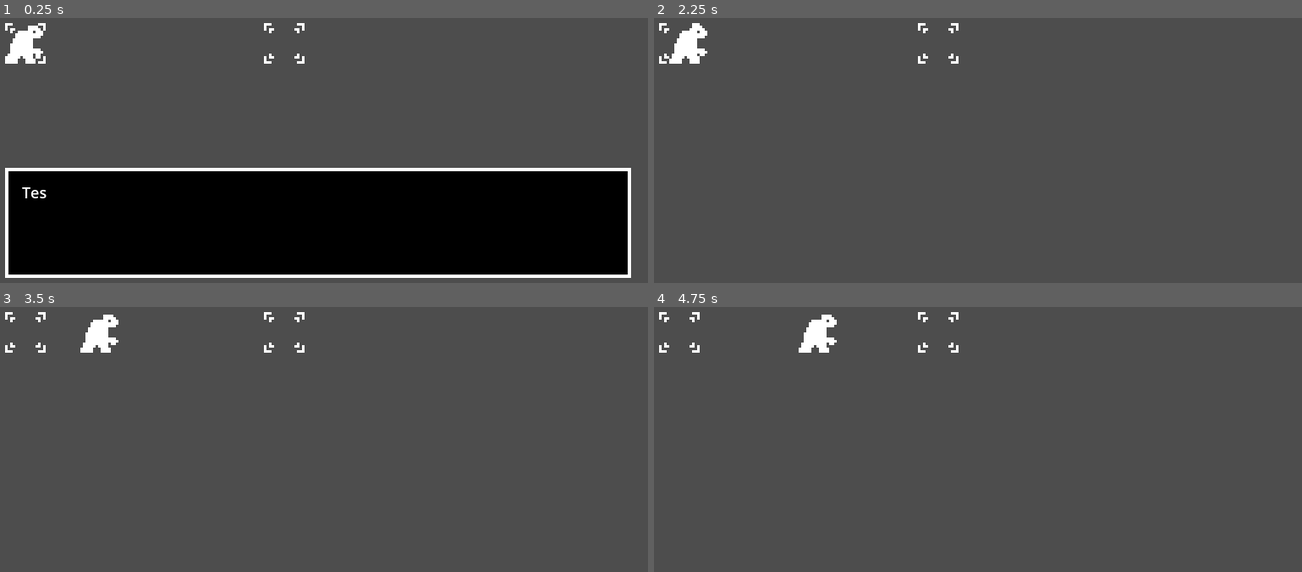
Above: before the commit, frames 1-4 (two rows, left to right).
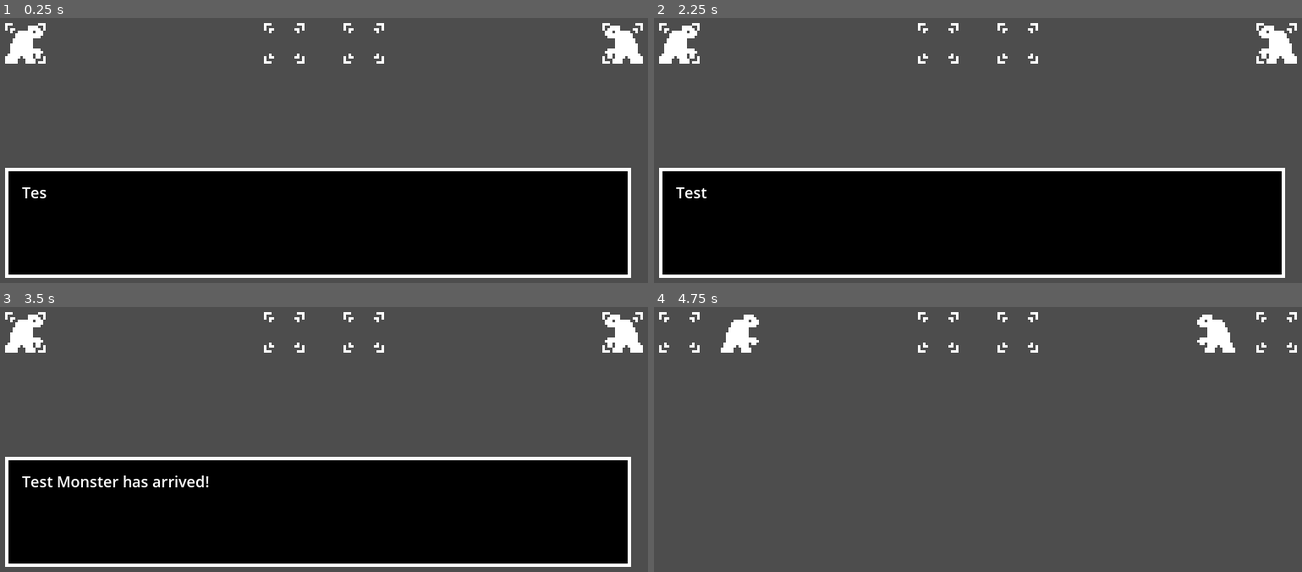
Above: after the commit, the same moments.

Repository: IsaelGabriel/tamer-game
Game: Godot game, scene res://nodes/battle_scene.tscn
The game is run twice, just before and just after one commit, with the same random seed, the same clock (stepped at 60 frames per second) and the same inputs.
Inputs:
- Up to frame 1 (0.25 s): no input
- Up to frame 2 (2.25 s): tap Enter (ui_accept) at 0.5, 1.35, 1.52, 1.82 s; hold Right (ui_right) 0.53-1.28 s; hold Enter (ui_accept) 0.53-1.28 s; hold Left (ui_left) 1.28-2.03 s; hold Right (ui_right) from 2.03 s (still down); hold Enter (ui_accept) from 2.03 s (still down)
- Up to frame 3 (3.5 s): keep holding Right (ui_right); release Enter (ui_accept) at 2.78 s; tap Enter (ui_accept) at 2.85, 3.02, 3.32 s
- Up to frame 4 (4.75 s): release Right (ui_right) at 3.53 s; hold Enter (ui_accept) 3.53-4.28 s; hold Left (ui_left) from 3.53 s (still down); tap Enter (ui_accept) at 4.35, 4.52 s

The runs differ from the first frame. In frame 1, 0.7% of the frame differs, in the area x 53-100%, y 1-18%; in frame 2, 41%; in frame 3, 42%, in the area x 0-100%, y 1-99%; in frame 4, 1.8%.

Commit message:
Add PlayerBattleMonster and EnemyBattleMonster

Diff:
--- a/nodes/battle_scene.tscn
+++ b/nodes/battle_scene.tscn
@@ -1,8 +1,9 @@
-[gd_scene load_steps=4 format=3 uid="uid://cp4pqvcpj7qjq"]
+[gd_scene load_steps=5 format=3 uid="uid://cp4pqvcpj7qjq"]
 
-[ext_resource type="Script" path="res://scripts/battle_monster.gd" id="1_bi648"]
-[ext_resource type="Texture2D" uid="uid://b8cn5c5ji3hp3" path="res://sprite_atlas.png" id="2_1g3d7"]
+[ext_resource type="Script" path="res://scripts/player_battle_monster.gd" id="1_ued1j"]
+[ext_resource type="Texture2D" uid="uid://bckokivt2fmie" path="res://sprite_atlas.png" id="2_1g3d7"]
 [ext_resource type="Script" path="res://scripts/components/skill_manager_component.gd" id="2_sat5o"]
+[ext_resource type="Script" path="res://scripts/enemy_battle_monster.gd" id="4_auttc"]
 
 [node name="BattleScene" type="Node2D"]
 texture_filter = 5
@@ -30,37 +31,71 @@
 grow_vertical = 0
 alignment = 1
 
-[node name="BattleMonster" type="Node2D" parent="." node_paths=PackedStringArray("skill_manager", "skill_card_container", "sprite", "base", "goal")]
+[node name="PlayerBattleMonster" type="Node2D" parent="." node_paths=PackedStringArray("skill_card_container", "skill_manager", "sprite", "base", "goal")]
 texture_filter = 3
 position = Vector2(0, 92)
 scale = Vector2(0.6, 0.6)
-script = ExtResource("1_bi648")
+script = ExtResource("1_ued1j")
+skill_card_container = NodePath("../UI/SkillCardContainer")
 skill_manager = NodePath("SkillManagerComponent")
-skill_card_container = NodePath("../UI/SkillCardContainer")
 sprite = NodePath("Sprite2D")
 base = NodePath("Base")
 goal = NodePath("Goal")
 
-[node name="Sprite2D" type="Sprite2D" parent="BattleMonster"]
+[node name="Sprite2D" type="Sprite2D" parent="PlayerBattleMonster"]
 position = Vector2(432, 369)
 scale = Vector2(5, 5)
 texture = ExtResource("2_1g3d7")
 region_enabled = true
 region_rect = Rect2(0, 0, 16, 16)
 
-[node name="Base" type="Sprite2D" parent="BattleMonster"]
+[node name="Base" type="Sprite2D" parent="PlayerBattleMonster"]
 position = Vector2(90, 369)
 scale = Vector2(5, 5)
 texture = ExtResource("2_1g3d7")
 region_enabled = true
 region_rect = Rect2(32, 0, 16, 16)
 
-[node name="Goal" type="Sprite2D" parent="BattleMonster"]
+[node name="Goal" type="Sprite2D" parent="PlayerBattleMonster"]
 position = Vector2(600, 369)
 scale = Vector2(5, 5)
 texture = ExtResource("2_1g3d7")
 region_enabled = true
 region_rect = Rect2(32, 0, 16, 16)
 
-[node name="SkillManagerComponent" type="Node" parent="BattleMonster"]
+[node name="SkillManagerComponent" type="Node" parent="PlayerBattleMonster"]
 script = ExtResource("2_sat5o")
+
+[node name="EnemyBattleMonster" type="Node2D" parent="." node_paths=PackedStringArray("skill_manager", "sprite", "base", "goal")]
+texture_filter = 3
+position = Vector2(400, 92)
+scale = Vector2(0.6, 0.6)
+script = ExtResource("4_auttc")
+skill_manager = NodePath("SkillManagerComponent")
+sprite = NodePath("Sprite2D")
+base = NodePath("Base")
+goal = NodePath("Goal")
+
+[node name="Sprite2D" type="Sprite2D" parent="EnemyBattleMonster"]
+position = Vector2(432, 369)
+scale = Vector2(5, 5)
+texture = ExtResource("2_1g3d7")
+region_enabled = true
+region_rect = Rect2(0, 0, 16, 16)
+
+[node name="Base" type="Sprite2D" parent="EnemyBattleMonster"]
+position = Vector2(600, 369)
+scale = Vector2(5, 5)
+texture = ExtResource("2_1g3d7")
+region_enabled = true
+region_rect = Rect2(32, 0, 16, 16)
+
+[node name="Goal" type="Sprite2D" parent="EnemyBattleMonster"]
+position = Vector2(90, 369)
+scale = Vector2(5, 5)
+texture = ExtResource("2_1g3d7")
+region_enabled = true
+region_rect = Rect2(32, 0, 16, 16)
+
+[node name="SkillManagerComponent" type="Node" parent="EnemyBattleMonster"]
+script = ExtResource("2_sat5o")
--- a/scripts/battle_monster.gd
+++ b/scripts/battle_monster.gd
@@ -12,109 +12,12 @@
 	func process(_delta): pass
 	func end(): pass
 
-class BMSAwaitCommand :
-	extends BattleMonsterState
-
-	var skill_manager : SkillManagerComponent
-	var skill_card_container : HBoxContainer
-
-	var selected_skill_index: int = 0:
-		set(value):
-			var hand_number = len(skill_manager.hand)
-			for child in skill_card_container.get_children():
-				child.selected = false
-			if value < 0: selected_skill_index = hand_number - 1
-			elif value >= hand_number: selected_skill_index = 0
-			else: selected_skill_index = value
-			skill_card_container.get_child(selected_skill_index).selected = true
-
-
-	func start():
-		skill_manager = _battle_monster.skill_manager
-		skill_card_container = _battle_monster.skill_card_container
-
-		skill_manager.refresh_hand()
-
-		for skill in skill_manager.hand:
-			var skill_card = _battle_monster.skill_card_prefab.instantiate()
-			skill_card.skill_name = skill
-			skill_card_container.add_child(skill_card)
-		await _battle_monster.get_tree().create_timer(0.01).timeout
-		skill_card_container.get_child(0).selected = true
-
-	func process(_delta):
-		if Input.is_action_just_pressed("ui_left"):
-			selected_skill_index -= 1
-		if Input.is_action_just_pressed("ui_right"):
-			selected_skill_index += 1
-		if Input.is_action_just_pressed("ui_accept"):
-			var skill = skill_manager.hand[selected_skill_index]
-			skill_manager.call_skill_from_hand(selected_skill_index)
-			_battle_monster.called_skill.emit(_battle_monster, skill)
-			skill_card_container.remove_child(skill_card_container.get_child(selected_skill_index))
-			_battle_monster.state = BMSReturn.new(_battle_monster)
-
-	func end():
-		for child in skill_card_container.get_children():
-			child.queue_free()
-
-class BMSForward:
-	extends BattleMonsterState
-
-	var speed: float
-	var base: Sprite2D
-	var goal: Sprite2D
-	var sprite: Sprite2D
-	var interpolation_timer: float = 0.0
-
-	func start():
-		speed = _battle_monster.monster.speed
-		base = _battle_monster.base
-		goal = _battle_monster.goal
-		sprite = _battle_monster.sprite
-
-		sprite.flip_h = false
-
-	func process(delta):
-		interpolation_timer += delta * speed * 0.01
-		interpolation_timer = min(interpolation_timer, 1.0)
-		sprite.position = base.position.lerp(goal.position, interpolation_timer)
-		if interpolation_timer >= 1.0:
-			_battle_monster.state = BMSAwaitCommand.new(_battle_monster)
-
-class BMSReturn:
-	extends BattleMonsterState
-
-	var speed: float
-	var base: Sprite2D
-	var goal: Sprite2D
-	var sprite: Sprite2D
-	var interpolation_timer: float = 0.0
-
-	func start():
-		speed = _battle_monster.monster.speed
-		base = _battle_monster.base
-		goal = _battle_monster.goal
-		sprite = _battle_monster.sprite
-
-		sprite.flip_h = true
-
-	func process(delta):
-		interpolation_timer += delta * speed * 0.01
-		interpolation_timer = min(interpolation_timer, 1.0)
-		sprite.position = goal.position.lerp(base.position, interpolation_timer)
-		if interpolation_timer >= 1.0:
-			_battle_monster.state = BMSForward.new(_battle_monster)
-
 var monster: Monster = Monster.new("Test Monster")
 
 @export var skill_manager: SkillManagerComponent
-@export var skill_card_container: HBoxContainer
 @export var sprite: Sprite2D
 @export var base: Sprite2D
 @export var goal: Sprite2D
-
-@onready var skill_card_prefab = load("res://nodes/skill_card.tscn")
 
 @onready var state: BattleMonsterState = null :
 	set(value):
@@ -129,7 +32,6 @@
 	skill_manager.load_skills(monster.skills)
 	sprite.position = base.position
 
-	state = BMSForward.new(self)
 	DialogHandler.display_dialog("%s has arrived!" % monster.name)
 
 func _process(delta):
--- /dev/null
+++ b/scripts/enemy_battle_monster.gd
@@ -0,0 +1,55 @@
+extends "res://scripts/battle_monster.gd"
+
+class_name EnemyBattleMonster
+
+class BMSEnemyForward:
+	extends BattleMonsterState
+
+	var speed: float
+	var base: Sprite2D
+	var goal: Sprite2D
+	var sprite: Sprite2D
+	var interpolation_timer: float = 0.0
+
+	func start():
+		speed = _battle_monster.monster.speed
+		base = _battle_monster.base
+		goal = _battle_monster.goal
+		sprite = _battle_monster.sprite
+
+		sprite.flip_h = true
+
+	func process(delta):
+		interpolation_timer += delta * speed * 0.01
+		interpolation_timer = min(interpolation_timer, 1.0)
+		sprite.position = base.position.lerp(goal.position, interpolation_timer)
+		if interpolation_timer >= 1.0:
+			_battle_monster.state = BMSEnemyReturn.new(_battle_monster)
+
+class BMSEnemyReturn:
+	extends BattleMonsterState
+
+	var speed: float
+	var base: Sprite2D
+	var goal: Sprite2D
+	var sprite: Sprite2D
+	var interpolation_timer: float = 0.0
+
+	func start():
+		speed = _battle_monster.monster.speed
+		base = _battle_monster.base
+		goal = _battle_monster.goal
+		sprite = _battle_monster.sprite
+
+		sprite.flip_h = false
+
+	func process(delta):
+		interpolation_timer += delta * speed * 0.01
+		interpolation_timer = min(interpolation_timer, 1.0)
+		sprite.position = goal.position.lerp(base.position, interpolation_timer)
+		if interpolation_timer >= 1.0:
+			_battle_monster.state = BMSEnemyForward.new(_battle_monster)
+
+func _ready():
+	super()
+	state = BMSEnemyForward.new(self)
--- /dev/null
+++ b/scripts/player_battle_monster.gd
@@ -0,0 +1,107 @@
+extends "res://scripts/battle_monster.gd"
+
+class_name PlayerBattleMonster
+
+
+class BMSAwaitCommand :
+	extends BattleMonsterState
+
+	var skill_manager : SkillManagerComponent
+	var skill_card_container : HBoxContainer
+
+	var selected_skill_index: int = 0:
+		set(value):
+			var hand_number = len(skill_manager.hand)
+			for child in skill_card_container.get_children():
+				child.selected = false
+			if value < 0: selected_skill_index = hand_number - 1
+			elif value >= hand_number: selected_skill_index = 0
+			else: selected_skill_index = value
+			skill_card_container.get_child(selected_skill_index).selected = true
+
+
+	func start():
+		skill_manager = _battle_monster.skill_manager
+		skill_card_container = _battle_monster.skill_card_container
+
+		skill_manager.refresh_hand()
+
+		for skill in skill_manager.hand:
+			var skill_card = _battle_monster.skill_card_prefab.instantiate()
+			skill_card.skill_name = skill
+			skill_card_container.add_child(skill_card)
+		await _battle_monster.get_tree().create_timer(0.01).timeout
+		skill_card_container.get_child(0).selected = true
+
+	func process(_delta):
+		if Input.is_action_just_pressed("ui_left"):
+			selected_skill_index -= 1
+		if Input.is_action_just_pressed("ui_right"):
+			selected_skill_index += 1
+		if Input.is_action_just_pressed("ui_accept"):
+			var skill = skill_manager.hand[selected_skill_index]
+			skill_manager.call_skill_from_hand(selected_skill_index)
+			_battle_monster.called_skill.emit(_battle_monster, skill)
+			skill_card_container.remove_child(skill_card_container.get_child(selected_skill_index))
+			_battle_monster.state = BMSReturn.new(_battle_monster)
+
+	func end():
+		for child in skill_card_container.get_children():
+			child.queue_free()
+
+class BMSForward:
+	extends BattleMonsterState
+
+	var speed: float
+	var base: Sprite2D
+	var goal: Sprite2D
+	var sprite: Sprite2D
+	var interpolation_timer: float = 0.0
+
+	func start():
+		speed = _battle_monster.monster.speed
+		base = _battle_monster.base
+		goal = _battle_monster.goal
+		sprite = _battle_monster.sprite
+
+		sprite.flip_h = false
+
+	func process(delta):
+		interpolation_timer += delta * speed * 0.01
+		interpolation_timer = min(interpolation_timer, 1.0)
+		sprite.position = base.position.lerp(goal.position, interpolation_timer)
+		if interpolation_timer >= 1.0:
+			_battle_monster.state = BMSAwaitCommand.new(_battle_monster)
+
+class BMSReturn:
+	extends BattleMonsterState
+
+	var speed: float
+	var base: Sprite2D
+	var goal: Sprite2D
+	var sprite: Sprite2D
+	var interpolation_timer: float = 0.0
+
+	func start():
+		speed = _battle_monster.monster.speed
+		base = _battle_monster.base
+		goal = _battle_monster.goal
+		sprite = _battle_monster.sprite
+
+		sprite.flip_h = true
+
+	func process(delta):
+		interpolation_timer += delta * speed * 0.01
+		interpolation_timer = min(interpolation_timer, 1.0)
+		sprite.position = goal.position.lerp(base.position, interpolation_timer)
+		if interpolation_timer >= 1.0:
+			_battle_monster.state = BMSForward.new(_battle_monster)
+
+@export var skill_card_container: HBoxContainer
+
+@onready var skill_card_prefab = load("res://nodes/skill_card.tscn")
+
+
+func _ready():
+	super()
+	state = BMSForward.new(self)
Not shown: 1 places in nodes/skill_card.tscn that only renumber resources
